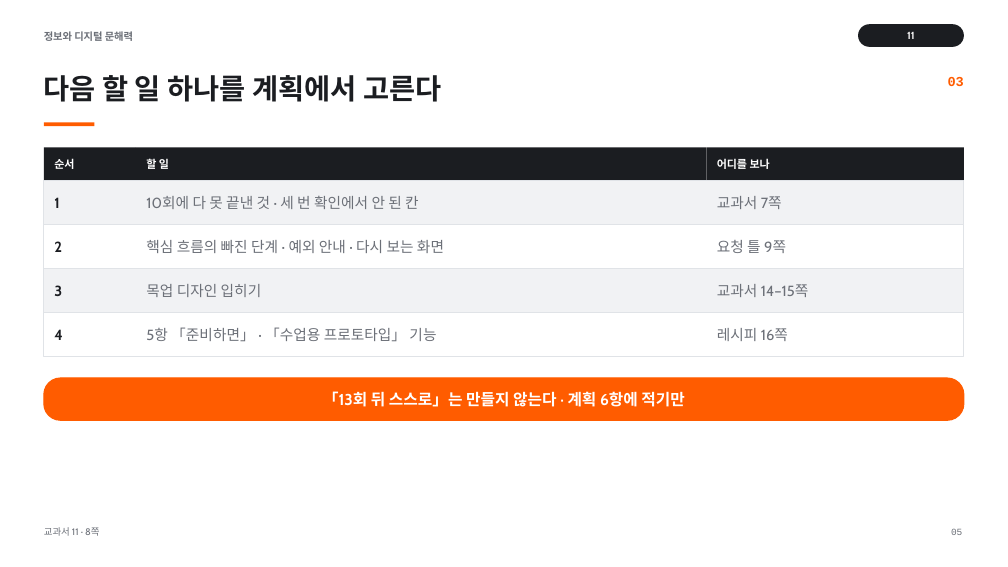
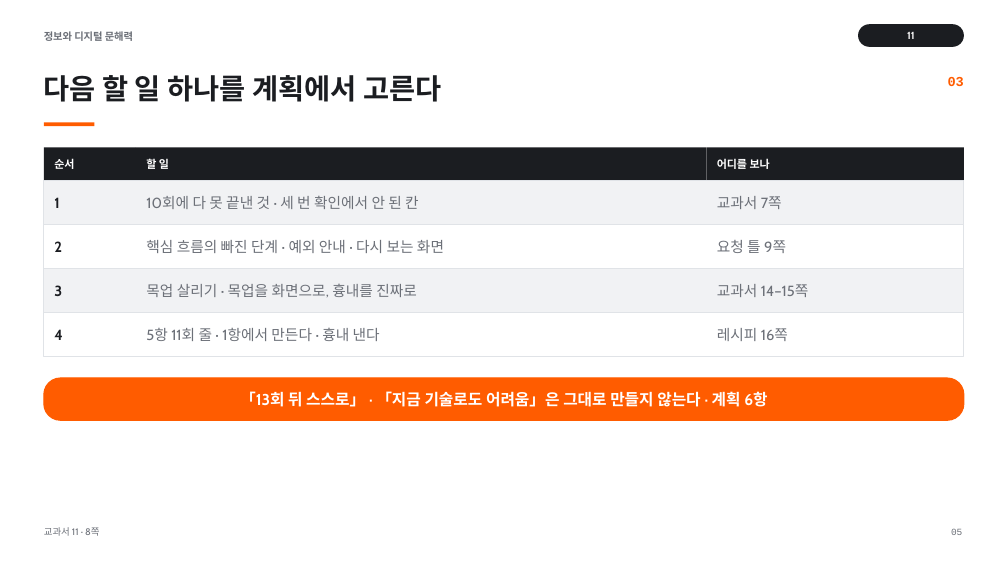
Before and after one commit to vcl-korea/2026-2nd-semester__jdh, a slide deck: slide 5 of 11/ppt/11_서비스_개발하기.pptx. Drawn at 1008x567 pixels with LibreOffice and Linux fonts; fonts in the diff are those of the drawing. Boxes give left, top, right and bottom in pixels: in the first picture for what was removed or moved away, otherwise in the second. Text is boxed around its words. In the diff, an @@ line names an element or a change of style, - is before the commit and + after.

```diff
--- a/11/ppt/11_서비스_개발하기.pptx
+++ b/11/ppt/11_서비스_개발하기.pptx
@@ text at box(146, 284, 417, 297): text changed @@
-목업 디자인 입히기
+목업 살리기 · 목업을 화면으로, 흉내를 진짜로
@@ text at box(146, 328, 380, 341): text changed @@
-5항 「준비하면」 · 「수업용 프로토타입」 기능
+5항 11회 줄 · 1항에서 만든다 · 흉내 낸다
@@ text at box(240, 391, 767, 407): text changed @@
-「13회 뒤 스스로」는 만들지 않는다 · 계획 6항에 적기만
+「13회 뒤 스스로」 · 「지금 기술로도 어려움」은 그대로 만들지 않는다 · 계획 6항
```
Also in this commit, not shown: 9 other slides changed, 49 other files.
